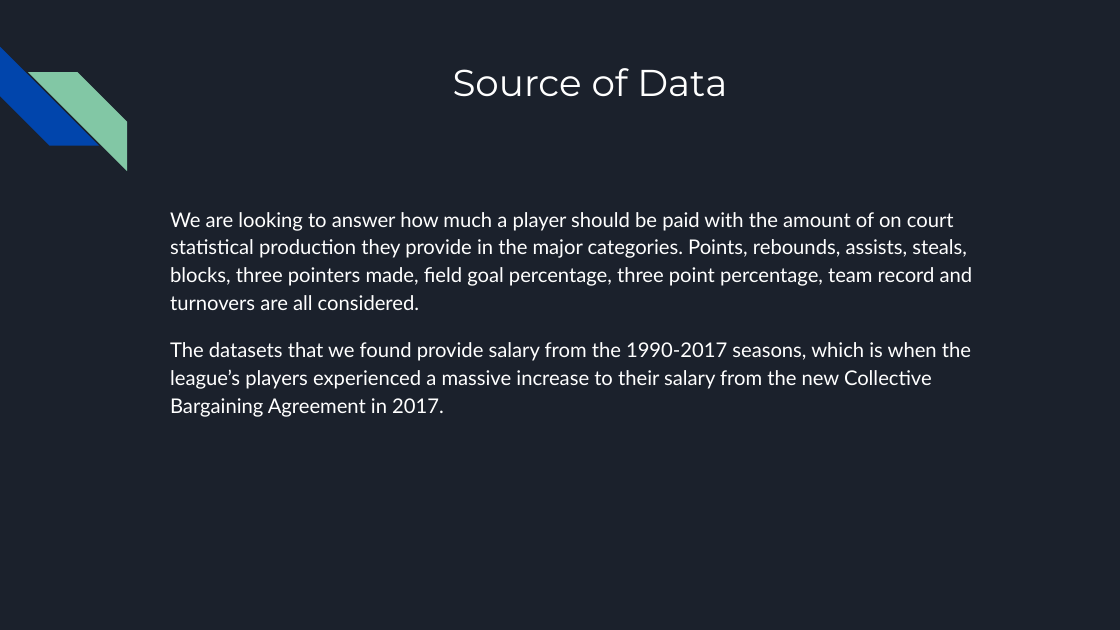
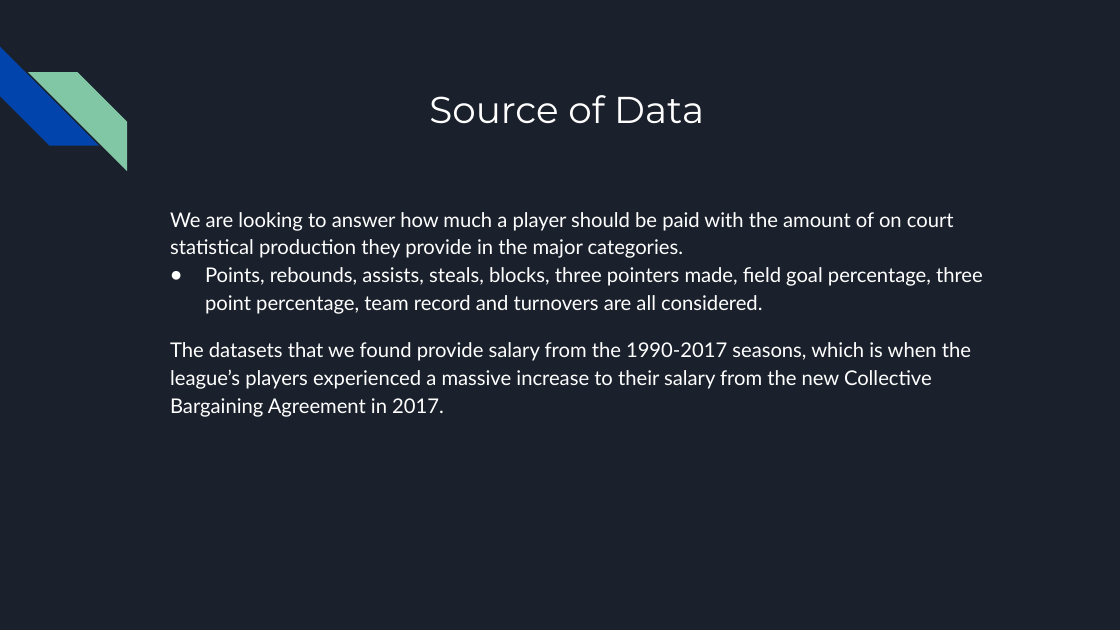
Before and after one commit to nickferrar/NBA_Salaries, a slide deck: slide 5 of Presentation/nba_player_salaries.pptx. Drawn at 1120x630 pixels with LibreOffice and Linux fonts; fonts in the diff are those of the drawing. Boxes give left, top, right and bottom in pixels: in the first picture for what was removed or moved away, otherwise in the second. Text is boxed around its words. In the diff, an @@ line names an element or a change of style, - is before the commit and + after.

```diff
--- a/Presentation/nba_player_salaries.pptx
+++ b/Presentation/nba_player_salaries.pptx
@@ title "Source of Data": place and size @@
-title "Source of Data" at (453,68,727,97)
+title "Source of Data" at (429,95,704,124)
@@ text at (170,212,983,314): text changed @@
-We are looking to answer how much a player should be paid with the amount of on court statistical production they provide in the major categories. Points, rebounds, assists, steals, blocks, three pointers made, field goal percentage, three point percentage, team record and turnovers are all considered.
+We are looking to answer how much a player should be paid with the amount of on court statistical production they provide in the major categories.
+● Points, rebounds, assists, steals, blocks, three pointers made, field goal percentage, three point percentage, team record and turnovers are all considered.
```
Also in this commit, not shown: 5 other slides changed, 2 slides added, 1 slide removed, 1 other file.
